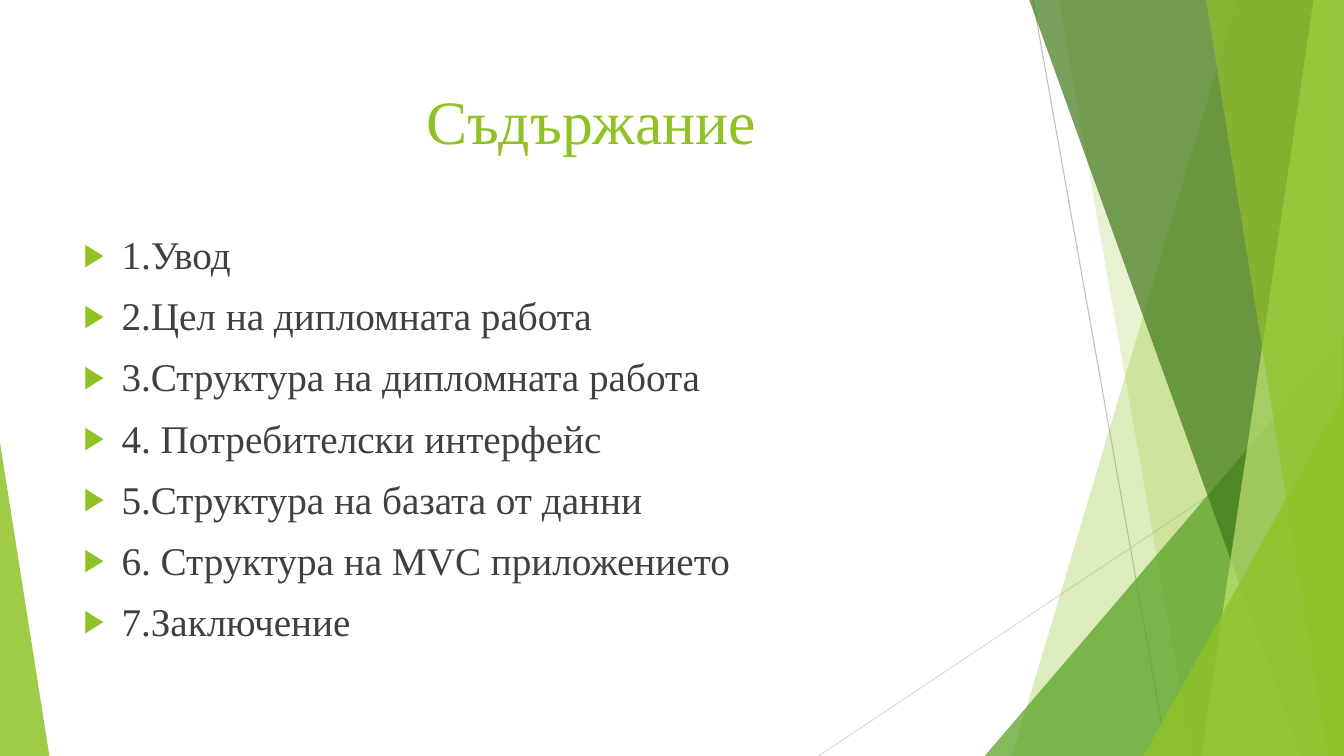
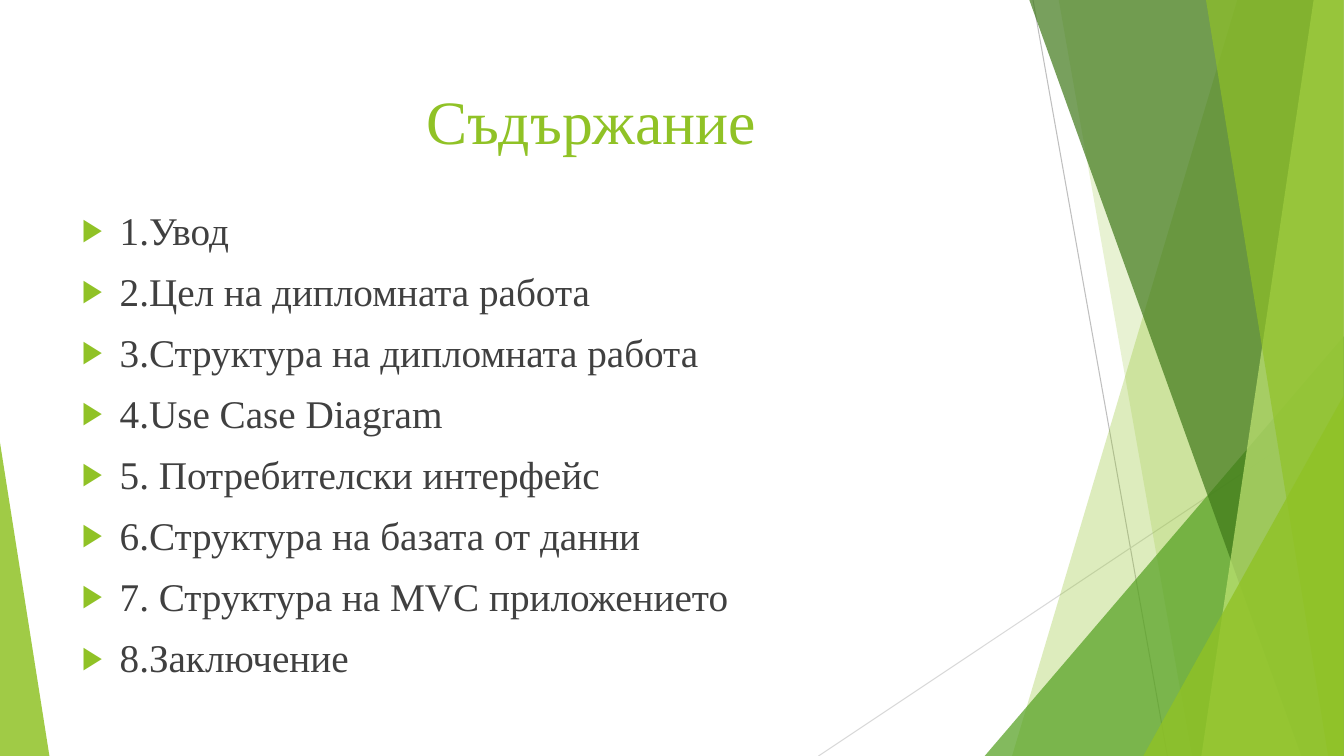
Before and after one commit to naskokolevmaka/Diploment-Proekt, a slide deck: slide 2 of Дипломна работа - Атанас Георгиев Колев - Презентация.pptx. Drawn at 1344x756 pixels with LibreOffice and Linux fonts; fonts in the diff are those of the drawing. Boxes give left, top, right and bottom in pixels: in the first picture for what was removed or moved away, otherwise in the second. Text is boxed around its words. In the diff, an @@ line names an element or a change of style, - is before the commit and + after.

```diff
--- a/Дипломна работа - Атанас Георгиев Колев - Презентация.pptx
+++ b/Дипломна работа - Атанас Георгиев Колев - Презентация.pptx
@@ text "1.Увод": place and size @@
-text "1.Увод" at box(122, 243, 730, 637)
+text "1.Увод" at box(120, 219, 728, 673)
@@ text at box(120, 402, 728, 673): text changed @@
-▶ 4. Потребителски интерфейс
-▶ 5.Структура на базата от данни
-▶ 6. Структура на MVC приложението
-▶ 7.Заключение
+▶ 4.Use Case Diagram
+▶ 5. Потребителски интерфейс
+▶ 6.Структура на базата от данни
+▶ 7. Структура на MVC приложението
+▶ 8.Заключение
```
Also in this commit, not shown: 4 other slides changed, 1 slide added.
